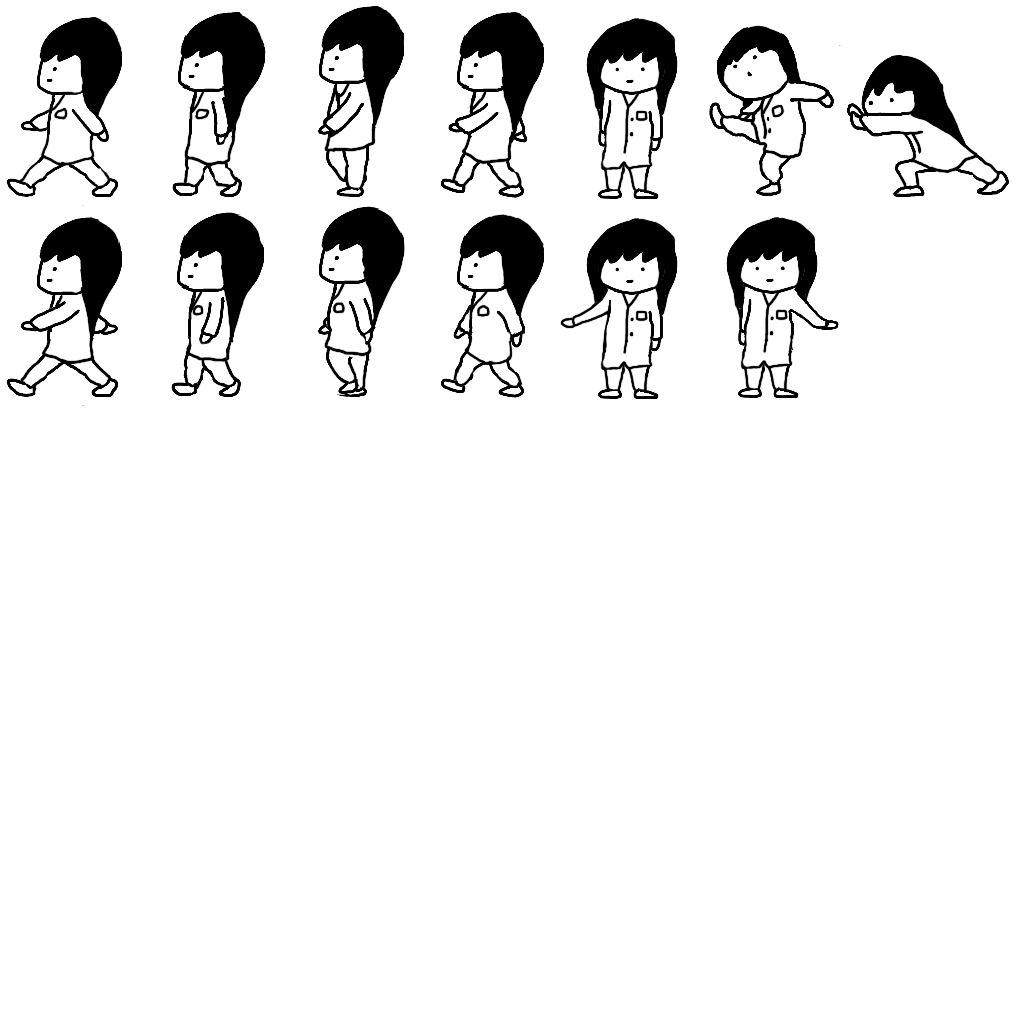
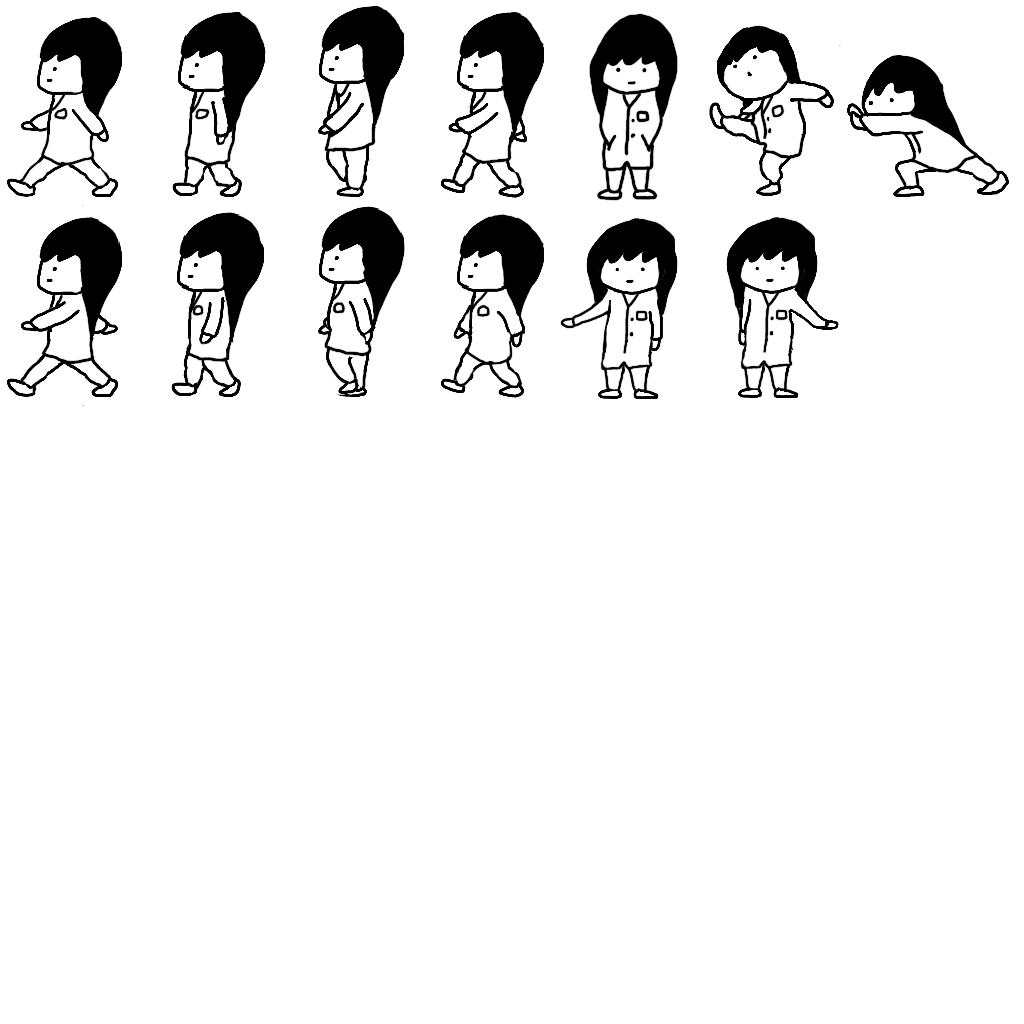
Layers edited between the first and the second 1024 × 1024 image:
renamed "レイヤー 105" to "立ち絵過去", painted on it over [586, 13, 678, 201]
